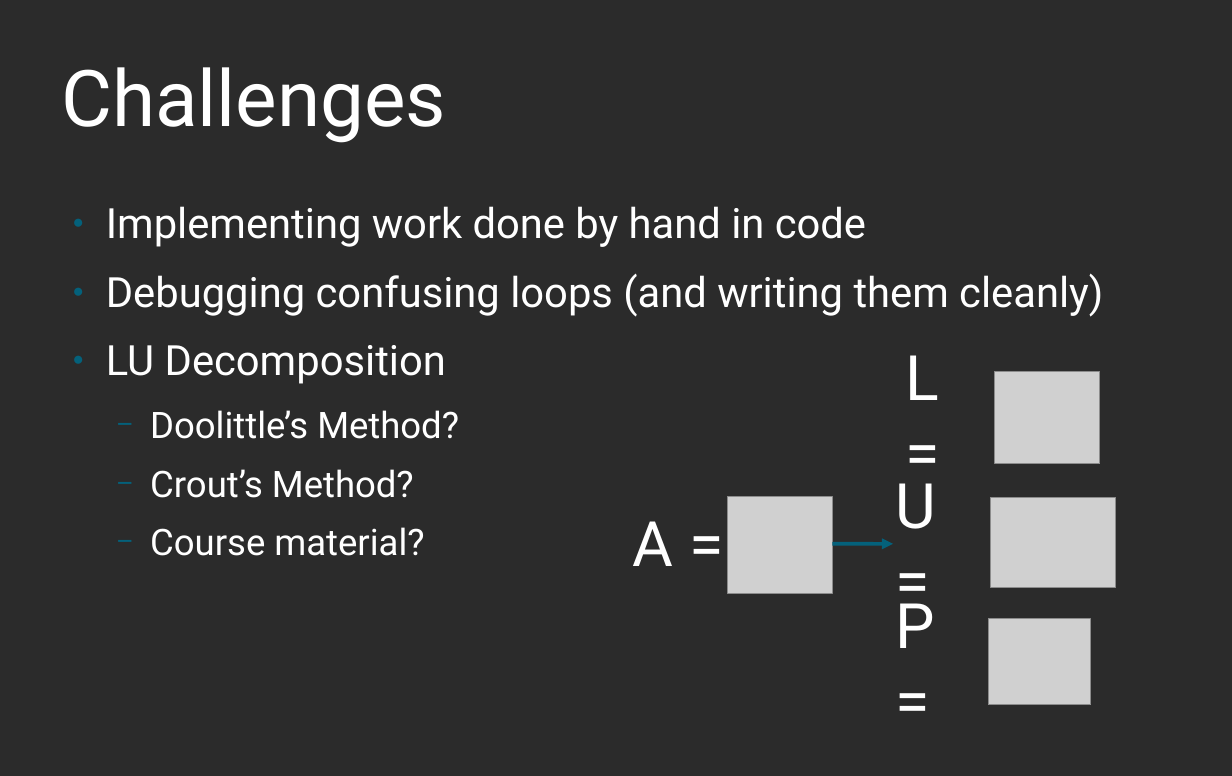
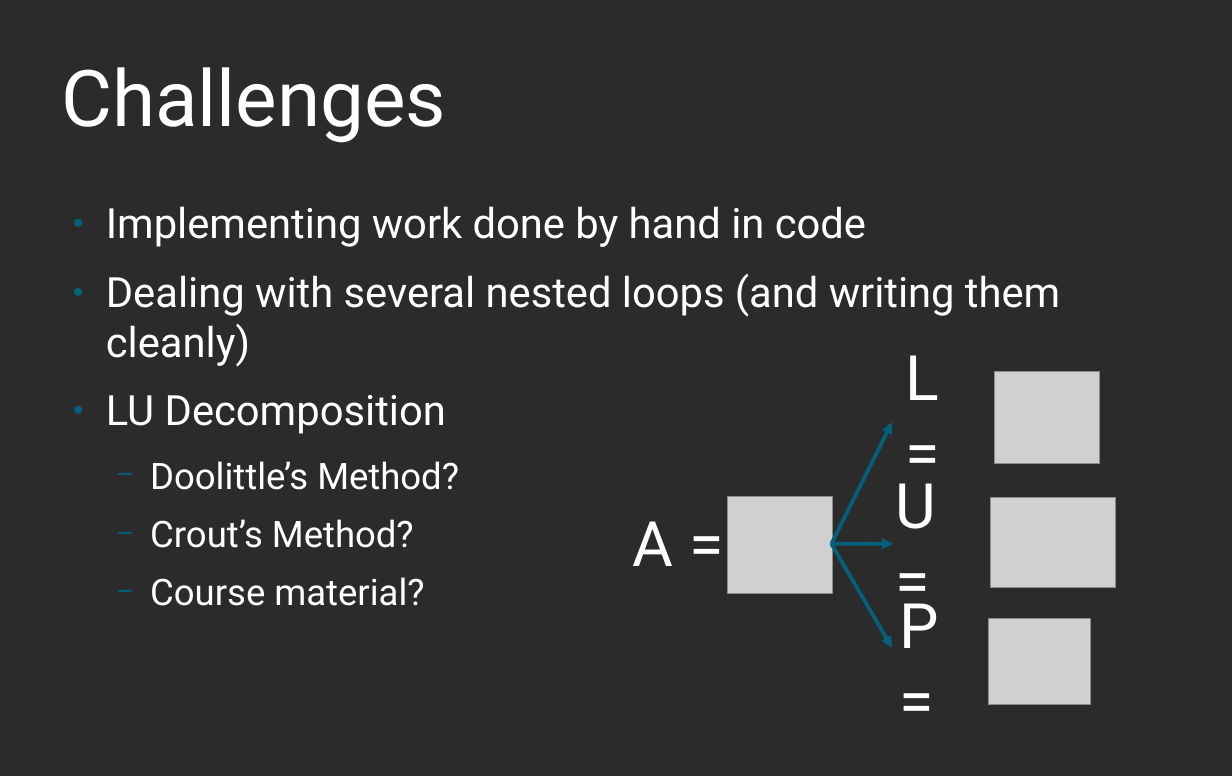
Before and after one commit to Bgc1713/capstone, a slide deck: slide 5 of capstone/Matrix_Capstone/Capstone Presentation.odp. Drawn at 1232x776 pixels with LibreOffice and Linux fonts; fonts in the diff are those of the drawing; grey boxes stand for pictures; background and template pictures are left out; a plain dark background stands for a picture behind light text. Boxes give left, top, right and bottom in pixels: in the first picture for what was removed or moved away, otherwise in the second. Text is boxed around its words. In the diff, an @@ line names an element or a change of style, - is before the commit and + after.

Commit message:
Uploaded Final Capstone Paper and Presentation

```diff
--- a/capstone/Matrix_Capstone/Capstone Presentation.odp
+++ b/capstone/Matrix_Capstone/Capstone Presentation.odp
@@ text at bbox=[106, 274, 1060, 367]: text changed @@
-● Debugging confusing loops (and writing them cleanly)
+● Dealing with several nested loops (and writing them cleanly)
@@ arrow added from (831, 544) to (892, 423), #04617B 2.83 pt @@
@@ arrow added from (831, 544) to (892, 648), #04617B 2.83 pt @@
```
